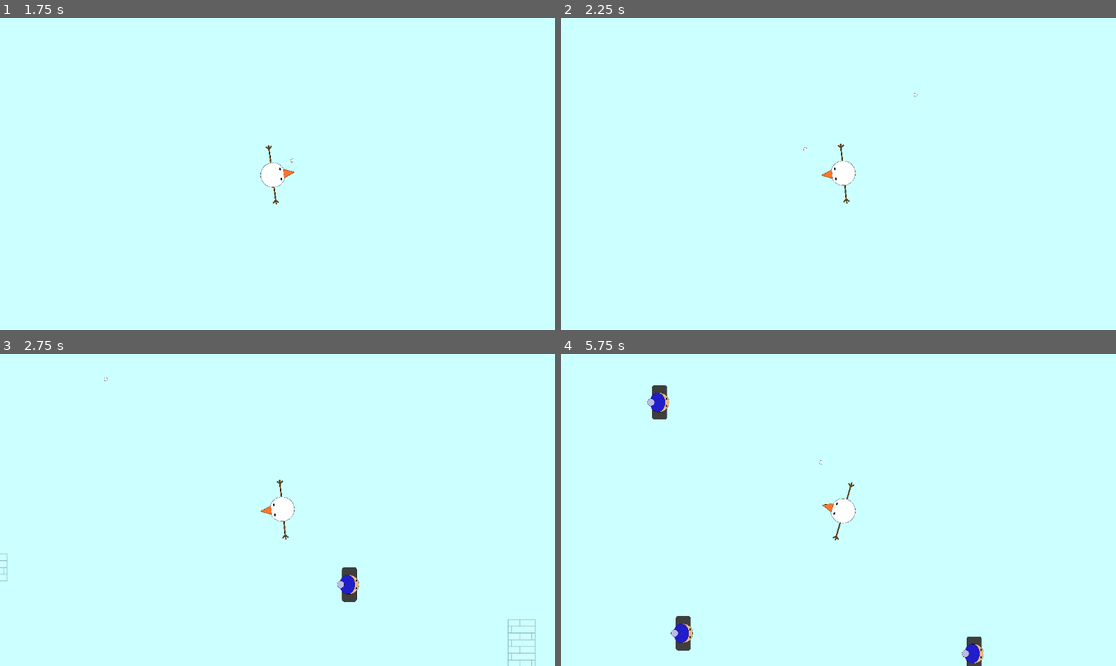
Above: before the commit, frames 1-4 (two rows, left to right).
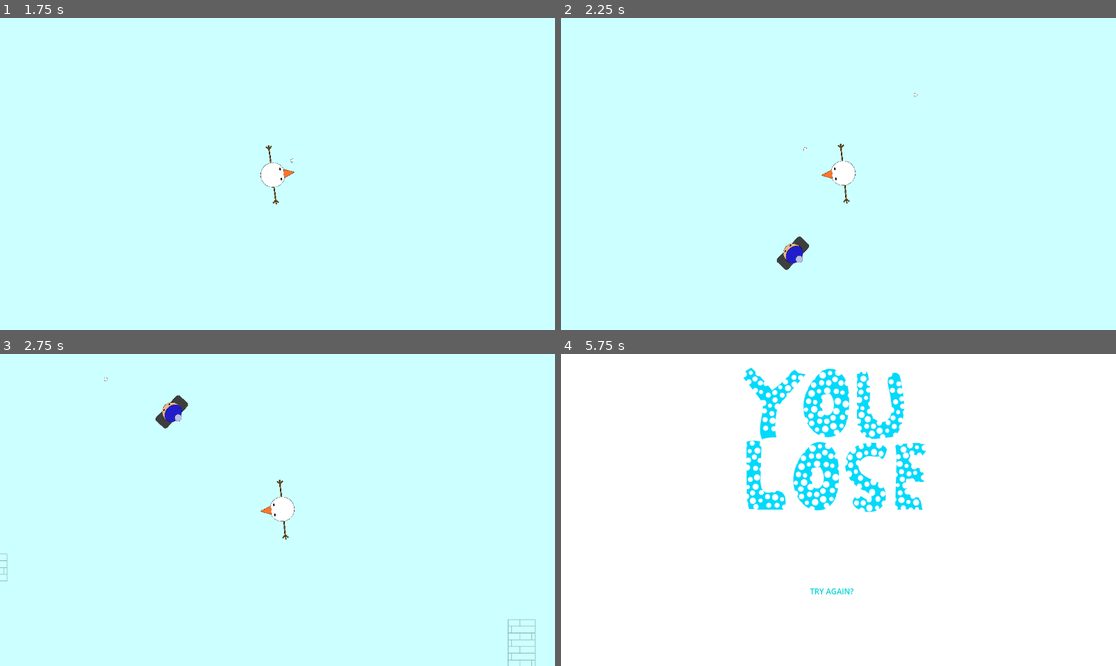
Above: after the commit, the same moments.

Repository: jesspancakes/topdownshooter
Game: Godot game, scene res://title_screen.tscn
Two runs of this game, one before a commit and one after it. Both use one fixed random seed, a clock stepped at 60 frames per second and the inputs below.
Inputs (mouse positions are in pixels of both pictures, inside the frame that each line leads up to):
- Up to frame 1 (1.75 s): click "START" at 0.5 s; tap Enter at 1.25 s; move the mouse to (399, 158) at 1.27 s; hold Right (ui_right) from 1.28 s (still down); click (399, 158) at 1.35 s
- Up to frame 2 (2.25 s): tap Space at 2 s; move the mouse to (727, 189) at 2.02 s; release Right (ui_right) at 2.03 s; hold Down (ui_down) from 2.03 s (still down); click (727, 189) at 2.1 s
- Up to frame 3 (2.75 s): keep holding Down (ui_down)
- Up to frame 4 (5.75 s): move the mouse to (894, 441) at 2.77 s; release Down (ui_down) at 2.78 s; hold Right (ui_right) 2.78-3.53 s; click (894, 441) at 2.85 s; move the mouse to (810, 572) at 3.52 s; hold Up (ui_up) 3.53-4.28 s; click (810, 572) at 3.6 s; move the mouse to (1005, 556) at 4.27 s; hold Left (ui_left) from 4.28 s (still down); click (1005, 556) at 4.35 s; move the mouse to (672, 463) at 5.02 s; click (672, 463) at 5.1 s

Frame 1 is identical in both runs. In frame 2, 0.3% of the frame differs, in the area x 38-45%, y 69-81%; in frame 3, 0.7%; in frame 4, 99%, in the area x 0-100%, y 0-100%.

Commit message:
its still not working im gonna crash out

Diff:
--- /dev/null
+++ b/snowman2/area_2d.gd
@@ -0,0 +1,19 @@
+extends Area2D
+
+var speed : int = 500
+var direction : Vector2
+
+# Called every frame. 'delta' is the elapsed time since the previous frame.
+func _process(delta):
+	position += speed * direction * delta
+
+func _on_timer_timeout():
+	queue_free()
+
+func _on_body_entered(body):
+	if body.name == "World":
+		queue_free()
+	else:
+		if body.alive:
+			body.die()
+			queue_free()
--- /dev/null
+++ b/snowman2/area_2d.tscn
@@ -0,0 +1,17 @@
+[gd_scene load_steps=4 format=3 uid="uid://cv57fovjoffcs"]
+
+[ext_resource type="Script" path="res://area_2d.gd" id="1_b3erx"]
+[ext_resource type="Texture2D" uid="uid://djcbh6daksf8r" path="res://snowball2.png" id="2_76c1y"]
+
+[sub_resource type="CircleShape2D" id="CircleShape2D_6ejsr"]
+radius = 14.0
+
+[node name="Area2D" type="Area2D"]
+script = ExtResource("1_b3erx")
+
+[node name="CollisionShape2D" type="CollisionShape2D" parent="."]
+shape = SubResource("CircleShape2D_6ejsr")
+
+[node name="Sprite2D" type="Sprite2D" parent="CollisionShape2D"]
+scale = Vector2(0.272222, 0.272222)
+texture = ExtResource("2_76c1y")
--- a/snowman2/bullet.gd
+++ b/snowman2/bullet.gd
@@ -1,12 +1,14 @@
 extends RigidBody2D
 
+var velocity = Vector2(0, 0)
 var speed = 300
 
-
+func _physics_process(delta):
+	var _collision_info = move_and_collide(velocity.normalized() * delta * speed)
 
 
 
 func _on_body_entered(body: Node) -> void:
-	if body.alive:
-			body.die()
-			queue_free()
+	if "Enemy" in body.name:
+		body.queue_free()
+	queue_free()
--- a/snowman2/enemy.gd
+++ b/snowman2/enemy.gd
@@ -18,7 +18,6 @@
 func _on_area_2d_body_entered(body):
 	if "Bullet" in body.name:
 		print("hello")
-		$Sprite2D.texture = preload("res://snowman2.png")
-		set_physics_process(false)
 		$CPUParticles2D.emitting = true
 		$AudioStreamPlayer2D.play()
+		queue_free()
--- a/snowman2/enemy.tscn
+++ b/snowman2/enemy.tscn
@@ -1,6 +1,6 @@
 [gd_scene load_steps=6 format=3 uid="uid://bxamo37wsnbm7"]
 
-[ext_resource type="Script" path="res://enemy2.gd" id="1_5iitj"]
+[ext_resource type="Script" path="res://enemy.gd" id="1_pqyoi"]
 [ext_resource type="Texture2D" uid="uid://nhac4aysysxx" path="res://enemy.png" id="2_f5k4y"]
 [ext_resource type="AudioStream" uid="uid://bcq8k0o7rdwb" path="res://snowballhit.wav" id="3_jx0pn"]
 
@@ -14,7 +14,7 @@
 [node name="Enemy" type="CharacterBody2D"]
 collision_layer = 7
 collision_mask = 7
-script = ExtResource("1_5iitj")
+script = ExtResource("1_pqyoi")
 
 [node name="CollisionShape2D" type="CollisionShape2D" parent="."]
 position = Vector2(-7.5, 1.5)
--- a/snowman2/enemy2.gd
+++ b/snowman2/enemy2.gd
@@ -38,6 +38,7 @@
 
 
 func die():
+	alive = false
 	print("hello")
 	$Sprite2D.texture = preload("res://snowman2.png")
 	set_physics_process(false)
